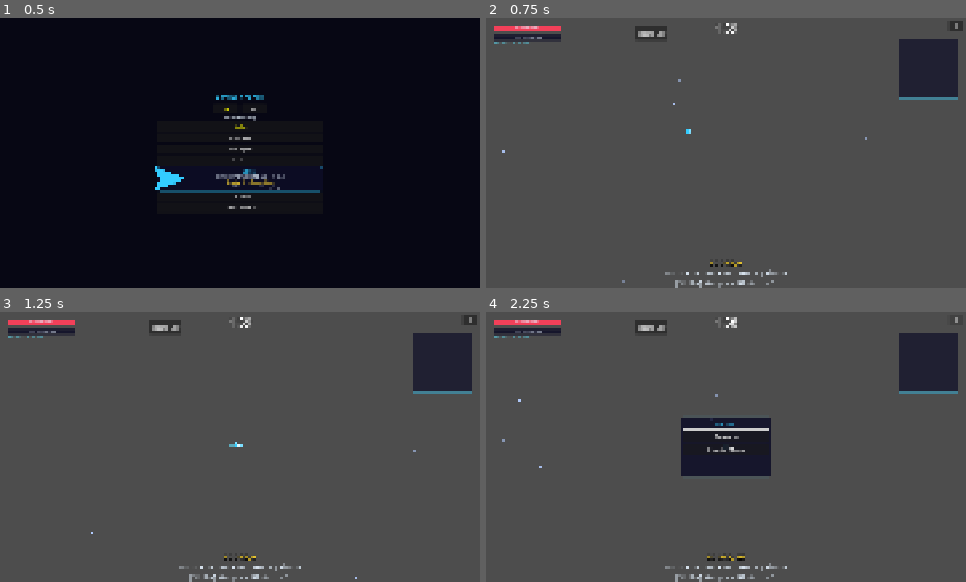
Above: before the commit, frames 1-4 (two rows, left to right).
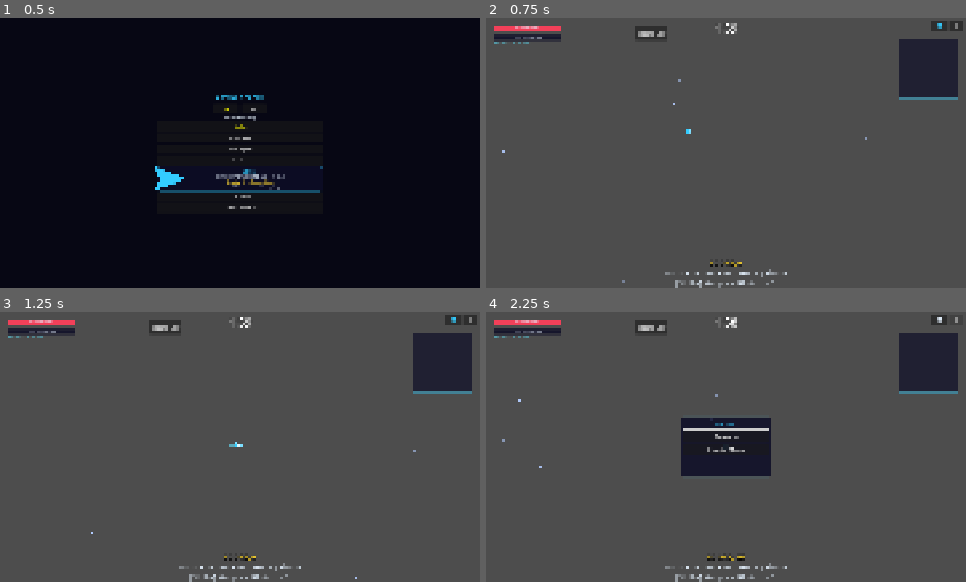
Above: after the commit, the same moments.

Repository: jlromgaz/Astro-Reaper
Game: Godot game, scene res://scenes/ui/main_menu.tscn
Two runs of this game, one before a commit and one after it. Both use one fixed random seed, a clock stepped at 60 frames per second and the inputs below.
Inputs (mouse positions are in pixels of both pictures, inside the frame that each line leads up to):
- Up to frame 1 (0.5 s): no input
- Up to frame 2 (0.75 s): click "CONTINUE" at 0.5 s
- Up to frame 3 (1.25 s): no input
- Up to frame 4 (2.25 s): click (937, 320) at 1.25 s, where only the run after the commit has a clickable "M"; click "II" at 2 s

Frame 1 is identical in both runs. In frame 2, 0.1% of the frame differs, in the area x 92-97%, y 1-5%; in frame 3, 0.1%; in frame 4, 0.1%.

Commit message:
feat(ui,audio): music mute toggle button; disable size upgrade for now
Add an "M" button next to Pause (top-right) to mute/unmute the
background music on demand — persisted via Settings, applied through
SoundManager.set_music_enabled() (pause/resume, not stop/restart, so
position is preserved). Button dims when muted.

Also pull the projectile-size upgrade out of the offer pool per
feedback that it doesn't feel right yet — resource, apply logic, and
bullet-scaling mechanic are untouched for a possible future rework.

Diff:
--- a/scenes/ui/hud.tscn
+++ b/scenes/ui/hud.tscn
@@ -262,6 +262,16 @@
 
 [node name="RankingPanel" parent="." instance=ExtResource("4_ranking")]
 
+[node name="MusicBtn" type="Button" parent="."]
+anchors_preset = 1
+anchor_left = 1.0
+anchor_right = 1.0
+offset_left = -92.0
+offset_top = 6.0
+offset_right = -52.0
+offset_bottom = 34.0
+text = "M"
+
 [node name="PauseBtn" type="Button" parent="."]
 anchors_preset = 1
 anchor_left = 1.0
--- a/scripts/core/settings.gd
+++ b/scripts/core/settings.gd
@@ -3,15 +3,18 @@
 ## English is the default; the menu selector calls set_language().
 
 const DEFAULT_LANGUAGE := "en"
+const DEFAULT_MUSIC_ENABLED := true
 
 var save_path: String = "user://settings.json"
 
 var _language: String = DEFAULT_LANGUAGE
+var _music_enabled: bool = DEFAULT_MUSIC_ENABLED
 
 
 func _ready() -> void:
 	_load()
 	TranslationServer.set_locale(_language)
+	SoundManager.set_music_enabled(_music_enabled)
 	_adapt_scale()
 
 
@@ -34,6 +37,17 @@
 	DebugLog.log_info("SETTINGS", "Language set to %s" % code)
 
 
+func get_music_enabled() -> bool:
+	return _music_enabled
+
+
+func set_music_enabled(enabled: bool) -> void:
+	_music_enabled = enabled
+	SoundManager.set_music_enabled(enabled)
+	_save()
+	DebugLog.log_info("SETTINGS", "Music enabled: %s" % enabled)
+
+
 func _load() -> void:
 	if not FileAccess.file_exists(save_path):
 		return
@@ -43,6 +57,7 @@
 	var json := JSON.new()
 	if json.parse(f.get_as_text()) == OK and json.data is Dictionary:
 		_language = str(json.data.get("language", DEFAULT_LANGUAGE))
+		_music_enabled = bool(json.data.get("music_enabled", DEFAULT_MUSIC_ENABLED))
 
 
 func _save() -> void:
@@ -50,4 +65,4 @@
 	if not f:
 		DebugLog.log_error("SETTINGS", "Could not write %s" % save_path)
 		return
-	f.store_string(JSON.stringify({"language": _language}))
+	f.store_string(JSON.stringify({"language": _language, "music_enabled": _music_enabled}))
--- a/scripts/core/sound_manager.gd
+++ b/scripts/core/sound_manager.gd
@@ -14,6 +14,7 @@
 var _beep_cache: Dictionary = {}
 var _hit_cooldown: float = 0.0  # rate-limit enemy_hit to prevent audio stacking
 var _audio_unlocked := false  # web browsers block audio until first user gesture
+var _music_enabled := true
 
 
 func _ready() -> void:
@@ -55,8 +56,21 @@
 	_audio_unlocked = true
 	_sfx_player.play()
 	_sfx_playback = _sfx_player.get_stream_playback()
-	if _music_player.stream:
+	if _music_player.stream and _music_enabled:
 		_music_player.play()
+
+
+## Toggled from the in-game music button (persisted via Settings).
+func set_music_enabled(enabled: bool) -> void:
+	_music_enabled = enabled
+	if not _music_player.stream:
+		return
+	if enabled:
+		if _audio_unlocked and not _music_player.playing:
+			_music_player.play()
+		_music_player.stream_paused = false
+	else:
+		_music_player.stream_paused = true
 
 
 func _process(delta: float) -> void:
--- a/scripts/ui/hud.gd
+++ b/scripts/ui/hud.gd
@@ -18,6 +18,7 @@
 @onready var name_entry_panel: PanelContainer = $NameEntryPanel
 @onready var ranking_panel: PanelContainer = $RankingPanel
 @onready var score_label: Label = $ScoreLabel
+@onready var music_btn: Button = $MusicBtn
 @onready var pause_btn: Button = $PauseBtn
 @onready var pause_panel: PanelContainer = $PausePanel
 @onready var resume_btn: Button = $PausePanel/VBox/ResumeBtn
@@ -62,6 +63,9 @@
 	Leaderboard.submit_finished.connect(_on_submit_finished)
 	pause_panel.visible = false
 	pause_btn.pressed.connect(_on_pause_toggle)
+	music_btn.pressed.connect(_on_music_toggle)
+	music_btn.focus_mode = Control.FOCUS_NONE
+	_update_music_button()
 	resume_btn.pressed.connect(_on_pause_toggle)
 	pause_quit_btn.pressed.connect(_on_pause_quit)
 	if debug_panel.visible:
@@ -98,7 +102,8 @@
 		preload("res://data/upgrades/upgrade_orbitals.tres"),
 		preload("res://data/upgrades/upgrade_projectile.tres"),
 		preload("res://data/upgrades/upgrade_shield.tres"),
-		preload("res://data/upgrades/upgrade_size.tres"),
+		# upgrade_size.tres: temporarily disabled — not feeling right yet,
+		# revisit later. Resource and mechanic are untouched.
 		preload("res://data/upgrades/upgrade_speed.tres"),
 	]
 	var pool: Array[UpgradeData] = []
@@ -538,6 +543,17 @@
 		resume_btn.grab_focus()
 
 
+func _on_music_toggle() -> void:
+	Settings.set_music_enabled(not Settings.get_music_enabled())
+	_update_music_button()
+
+
+func _update_music_button() -> void:
+	music_btn.add_theme_color_override(
+		"font_color", Palette.UI_ACCENT if Settings.get_music_enabled() else Palette.UI_TEXT
+	)
+
+
 func _unhandled_input(event: InputEvent) -> void:
 	if not event.is_action_pressed("ui_cancel"):
 		return
--- a/tests/unit/test_pause.gd
+++ b/tests/unit/test_pause.gd
@@ -70,3 +70,35 @@
 	assert_true(hud.pause_panel.visible, "Panel must show when pausing")
 	hud._on_pause_toggle()
 	assert_false(hud.pause_panel.visible, "Panel must hide when resuming")
+
+
+## --- Music mute button (top-right, next to pause) ---
+
+func test_music_button_is_wired() -> void:
+	var hud: CanvasLayer = add_child_autofree(HUD_SCENE.instantiate())
+	await get_tree().process_frame
+	assert_true(hud.music_btn.pressed.is_connected(hud._on_music_toggle))
+
+
+func test_music_button_toggles_settings_and_sound_manager() -> void:
+	var hud: CanvasLayer = add_child_autofree(HUD_SCENE.instantiate())
+	await get_tree().process_frame
+	Settings.set_music_enabled(true)
+	hud._on_music_toggle()
+	assert_false(Settings.get_music_enabled(), "First press must disable music")
+	assert_false(SoundManager._music_enabled)
+	hud._on_music_toggle()
+	assert_true(Settings.get_music_enabled(), "Second press must re-enable music")
+	Settings.set_music_enabled(true)  # restore default for other tests
+
+
+func test_music_button_color_reflects_state() -> void:
+	var hud: CanvasLayer = add_child_autofree(HUD_SCENE.instantiate())
+	await get_tree().process_frame
+	Settings.set_music_enabled(true)
+	hud._update_music_button()
+	assert_eq(hud.music_btn.get_theme_color("font_color"), Palette.UI_ACCENT, "ON must use the accent color")
+	Settings.set_music_enabled(false)
+	hud._update_music_button()
+	assert_eq(hud.music_btn.get_theme_color("font_color"), Palette.UI_TEXT, "OFF must use the dim color")
+	Settings.set_music_enabled(true)  # restore default for other tests
--- /dev/null
+++ b/tests/unit/test_settings.gd
@@ -0,0 +1,40 @@
+extends GutTest
+## Tests for Settings persistence: the music on/off preference.
+
+const SETTINGS_SCRIPT := preload("res://scripts/core/settings.gd")
+const TEST_PATH := "user://test_settings_music.json"
+
+
+func _make_settings() -> Node:
+	var s: Node = SETTINGS_SCRIPT.new()
+	s.save_path = TEST_PATH
+	add_child_autofree(s)
+	return s
+
+
+func after_each() -> void:
+	if FileAccess.file_exists(TEST_PATH):
+		DirAccess.remove_absolute(TEST_PATH)
+	SoundManager._music_enabled = true  # restore default for other tests
+
+
+func test_music_enabled_by_default() -> void:
+	var s := _make_settings()
+	assert_true(s.get_music_enabled())
+
+
+func test_set_music_enabled_persists_across_reload() -> void:
+	var s := _make_settings()
+	s.set_music_enabled(false)
+	assert_false(s.get_music_enabled())
+
+	var reloaded: Node = SETTINGS_SCRIPT.new()
+	reloaded.save_path = TEST_PATH
+	add_child_autofree(reloaded)
+	assert_false(reloaded.get_music_enabled(), "music preference must persist across reloads")
+
+
+func test_set_music_enabled_applies_to_sound_manager() -> void:
+	var s := _make_settings()
+	s.set_music_enabled(false)
+	assert_false(SoundManager._music_enabled, "toggling in Settings must apply to SoundManager immediately")
--- a/tests/unit/test_size_upgrade.gd
+++ b/tests/unit/test_size_upgrade.gd
@@ -52,8 +52,17 @@
 		"Missiles must grow with the owner's size multiplier")
 
 
-func test_size_upgrade_resource_exists_in_pool() -> void:
+func test_size_upgrade_resource_exists() -> void:
+	# The resource and its mechanic (this whole file) are kept working —
+	# only the offer pool excludes it for now, pending a rework.
 	var res: UpgradeData = load("res://data/upgrades/upgrade_size.tres")
 	assert_not_null(res)
 	assert_eq(res.type, "stat_size")
 	assert_false(res.is_weapon, "Size is a stat upgrade (amber), not a weapon")
+
+
+func test_size_upgrade_is_disabled_from_the_offer_pool() -> void:
+	var hud: CanvasLayer = add_child_autofree(HUD_SCENE.instantiate())
+	await get_tree().process_frame
+	for u in hud._upgrade_pool:
+		assert_ne(u.type, "stat_size", "Size upgrade must not be offered while disabled")
--- a/tests/unit/test_sound_manager.gd
+++ b/tests/unit/test_sound_manager.gd
@@ -46,6 +46,40 @@
 	assert_not_null(music, "Background music must be loaded")
 	assert_eq(music.loop_mode, AudioStreamWAV.LOOP_FORWARD)
 	assert_gt(music.loop_end, 0)
+
+
+## --- Music mute toggle ---
+
+func test_music_enabled_by_default() -> void:
+	var m := _make_manager()
+	assert_true(m._music_enabled, "Music must play by default")
+
+
+func test_disabling_music_pauses_the_player() -> void:
+	var m := _make_manager()
+	m._audio_unlocked = true
+	m._music_player.play()
+	m.set_music_enabled(false)
+	assert_true(m._music_player.stream_paused, "Disabling music must pause the player")
+	assert_false(m._music_enabled)
+
+
+func test_enabling_music_resumes_the_player() -> void:
+	var m := _make_manager()
+	m._audio_unlocked = true
+	m._music_player.play()
+	m.set_music_enabled(false)
+	m.set_music_enabled(true)
+	assert_false(m._music_player.stream_paused, "Re-enabling music must resume playback")
+	assert_true(m._music_enabled)
+
+
+func test_unlock_audio_respects_disabled_music() -> void:
+	var m := _make_manager()
+	m._audio_unlocked = false
+	m.set_music_enabled(false)
+	m._unlock_audio()
+	assert_false(m._music_player.playing, "Music must not start playing if disabled before unlock")
 
 
 ## --- Method existence ---
